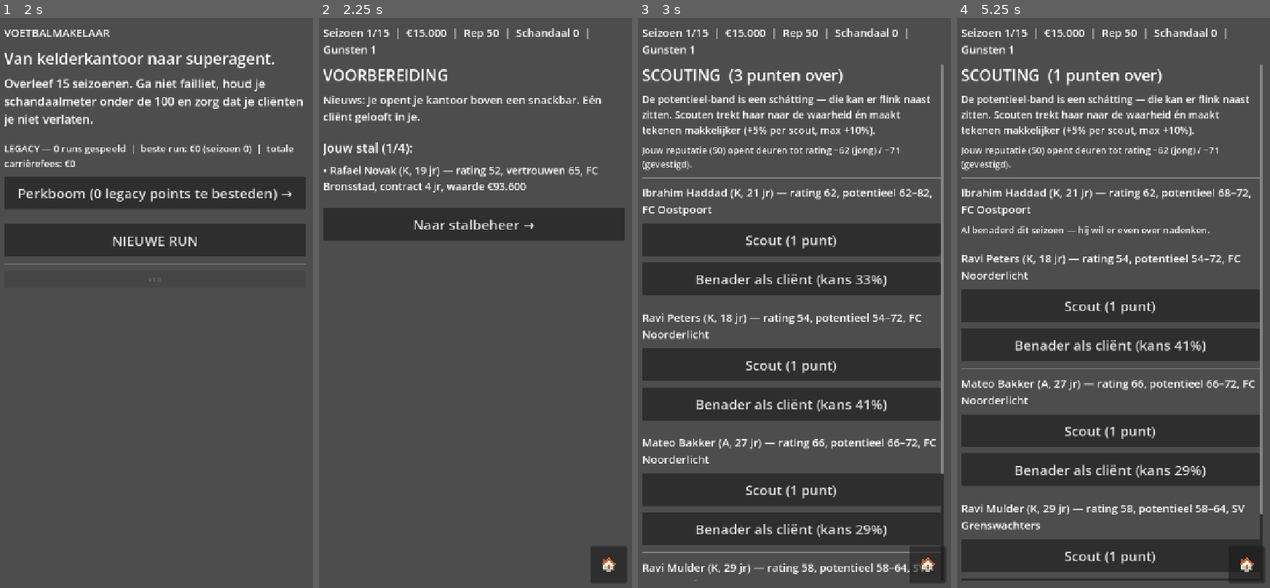
Above: before the commit, frames 1-4 (left to right).
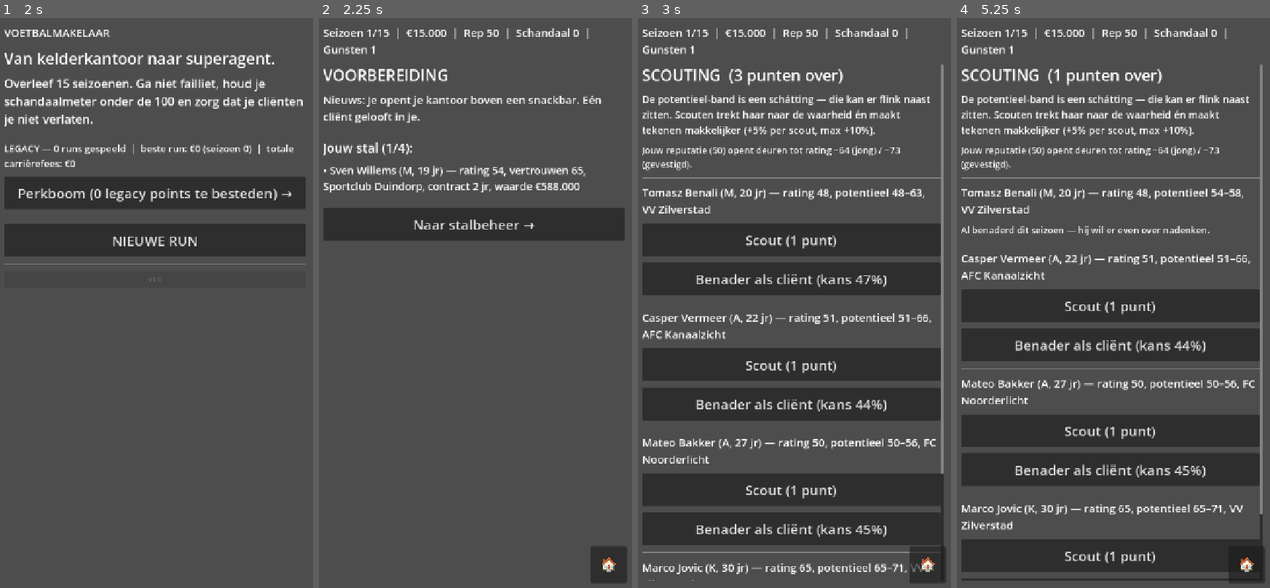
Above: after the commit, the same moments.

Repository: anassino070/Agent_game
Game: Godot game, scene res://scenes/Main.tscn
Two runs of this game, one before a commit and one after it. Both use one fixed random seed, a clock stepped at 60 frames per second and the inputs below.
Inputs (mouse positions are in pixels of both pictures, inside the frame that each line leads up to):
- Up to frame 1 (2 s): click "Perkboom (0 legacy points te …" at 0.5 s; click "🏠" at 1.25 s
- Up to frame 2 (2.25 s): click "NIEUWE RUN" at 2 s
- Up to frame 3 (3 s): click "Naar stalbeheer →" at 2.75 s
- Up to frame 4 (5.25 s): click "Scout (1 punt)" at 3.5 s; click (1110, 280) at 4.25 s, where only the run before the commit has a clickable "Benader als cliënt (kans 38%)"; click "Scout (1 punt)" at 5 s

Frame 1 is identical in both runs. In frame 2, 1.4% of the frame differs, in the area x 1-90%, y 25-31%; in frame 3, 3.1%; in frame 4, 3.2%, in the area x 1-94%, y 22-90%.

Commit message:
player levels linear

Diff:
--- a/scripts/game.gd
+++ b/scripts/game.gd
@@ -73,9 +73,12 @@
 # ---------------------------------------------------------------- helpers
 
 func value(p: Dictionary) -> int:
-	# Marktwaarde: kwadratisch in rating, zodat toppers écht lonen.
+	# Marktwaarde: kwadratisch in rating, zodat toppers écht lonen. Factor
+	# fors verhoogd (was 650) zodat een fee al vanaf pak 'm beet seizoen 4
+	# meetelt tegen de exponentieel stijgende kantoorkosten — anders voelt
+	# een deal van €40k fee al na een paar seizoenen als zakgeld.
 	var r: float = float(p.rating)
-	var v := pow(maxf(r - 40.0, 5.0), 2.0) * 650.0
+	var v := pow(maxf(r - 40.0, 5.0), 2.0) * 3000.0
 	v *= 1.0 + float(Meta.perk_bonus("waardestijging")) / 100.0
 	return int(v)
 
@@ -210,12 +213,14 @@
 # ---------------------------------------------------------------- scouting
 
 func rating_cap_young() -> int:
-	# Reputatie bepaalt wie je telefoontje beantwoordt.
-	return 50 + int(state.rep) / 4 + Meta.perk_bonus("talentmagneet")
+	# Reputatie bepaalt wie je telefoontje beantwoordt — maar naarmate de run
+	# vordert, opent de markt zich ook vanzelf (nieuwe namen, meer exposure),
+	# los van hoe snel je reputatie zelf groeit.
+	return 50 + int(state.rep) / 4 + int(state.season) * 2 + Meta.perk_bonus("talentmagneet")
 
 
 func rating_cap_older() -> int:
-	return 55 + int(state.rep) / 3 + Meta.perk_bonus("grote_naam")
+	return 55 + int(state.rep) / 3 + int(state.season) * 2 + Meta.perk_bonus("grote_naam")
 
 
 func gen_candidates() -> Array:
--- a/scripts/world_gen.gd
+++ b/scripts/world_gen.gd
@@ -44,7 +44,11 @@
 	for i in range(80):
 		var age := rng.randi_range(16, 33)
 		# Oudere spelers zijn verder ontwikkeld: rating stijgt mee met leeftijd…
-		var rating := clampi(rng.randi_range(42, 62) + int(float(age - 16) * 1.4) + rng.randi_range(-3, 3), 45, 88)
+		# Basis en plafond bewust verlaagd (was 42-62 / clamp 45-88): spelers
+		# zijn nu overal wat minder goed, wat samen met de veel steilere
+		# waardeformule (zie value()) betekent dat eenzelfde transferfee nu
+		# bij een lagere rating hoort — de markt is duurder geworden.
+		var rating := clampi(rng.randi_range(35, 52) + int(float(age - 16) * 1.1) + rng.randi_range(-3, 3), 38, 82)
 		# …maar de rek is eruit: de potentieel-marge loopt richting 27 jaar naar 0.
 		var headroom := maxi(27 - age, 0) * 2
 		var pot := rating
Not shown, changed: HANDLEIDING.md
